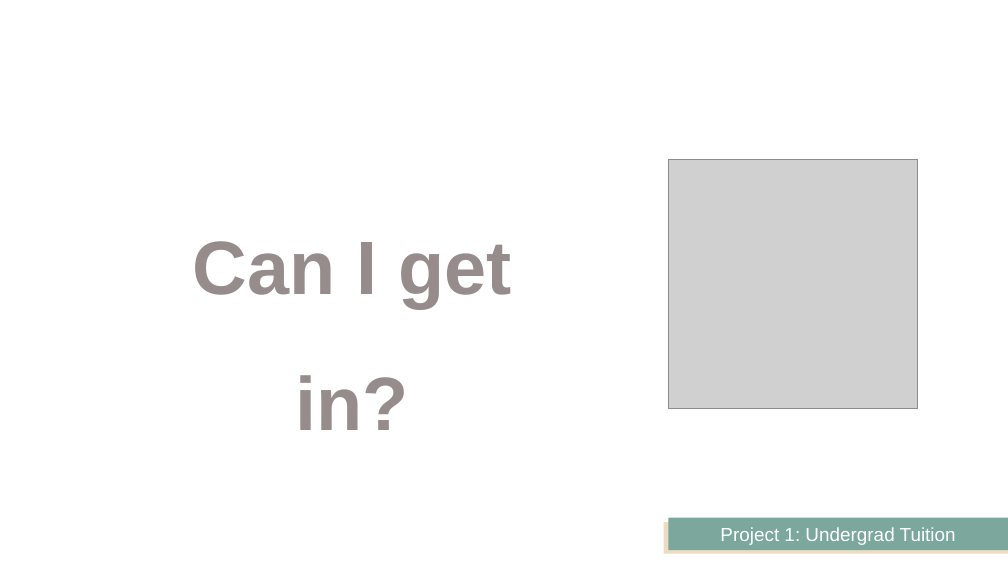
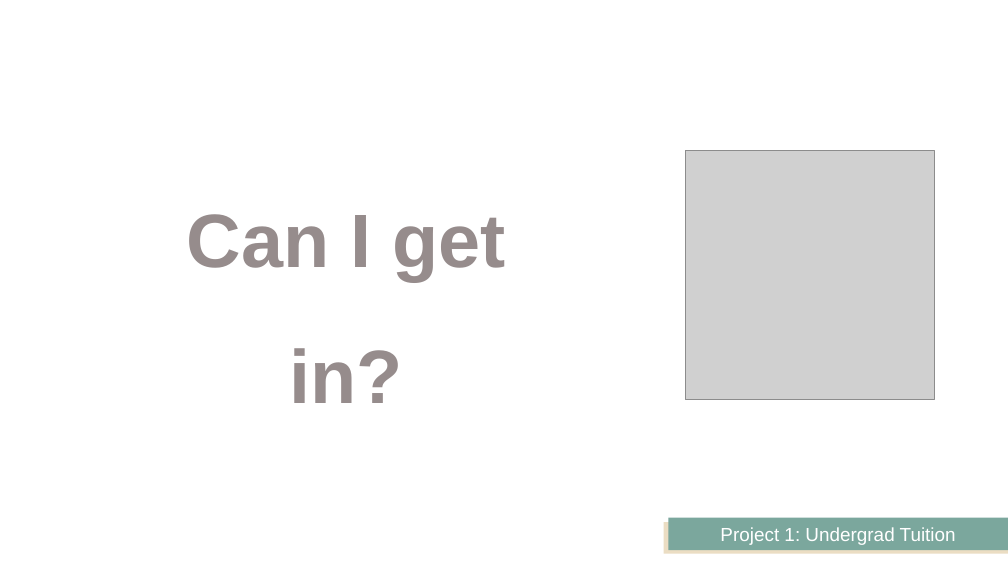
Before and after one commit to JeffPinegar/Proj1_undergraduate, a slide deck: slide 24 of Presentation/Getting Started.pptx (slide 25 before the commit). Drawn at 1008x567 pixels with LibreOffice and Linux fonts; fonts in the diff are those of the drawing; grey boxes stand for pictures. Boxes give left, top, right and bottom in pixels: in the first picture for what was removed or moved away, otherwise in the second. Text is boxed around its words. In the diff, an @@ line names an element or a change of style, - is before the commit and + after.

```diff
--- a/Presentation/Getting Started.pptx
+++ b/Presentation/Getting Started.pptx
@@ text "Can I get in?": place and size @@
-text "Can I get in?" at [193,241,511,430]
+text "Can I get in?" at [187,214,505,403]
@@ picture: place and size @@
-picture at [669,159,918,408]
+picture at [685,150,934,399]
```
Also in this commit, not shown: 13 other slides changed, 9 slides added, 4 slides removed, 17 other files.
